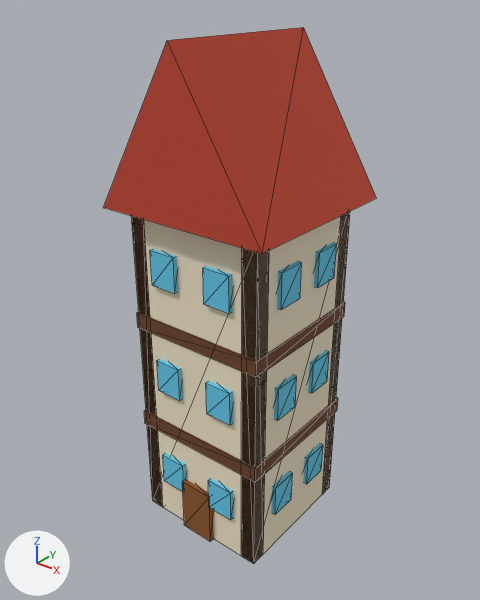
A saved change to the glTF model assets/props/mill.glb.
One viewpoint serves both versions: a 50 mm camera at (2.55, -3.21, 3.7) aimed at (-0.02, -0.01, 1.71). The lights are fixed; the arrows at lower left show +X, +Y and +Z. The first picture is the older version. Mesh edges are drawn as thin lines. Vertices at exactly the same position are counted once.

Names of what the first picture shows: 'beams'.
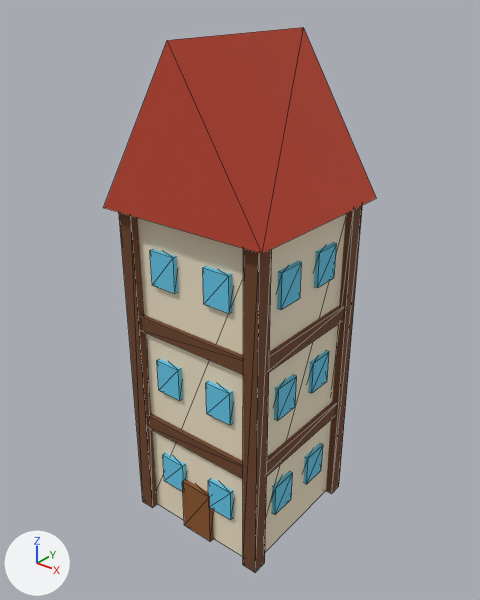
Edits to the scene script, one JSON object a line:
```json
{"block": "me_beams", "where": "# used by ob_beams; location = (0.0, 0.0, 0.0)"}
{"op": "remove", "block": "me_beams", "code": "me_beams.from_pydata(...)  # 158 vertices, 248 faces; spans x -0.62..0.62, y -0.62..0.62, z 0.0..3.41"}
{"op": "add", "block": "me_beams", "code": "me_beams.from_pydata(...)  # 166 vertices, 248 faces; spans x -0.62..0.62, y -0.62..0.62, z 0.0..3.41"}
{"block": "me_beams", "change": "me_beams part 1: a new loose piece, a box spanning x -0.54..0.54, y -0.54..0.54, z 0.75..0.86, in mat_beam (brown #6e4326)"}
{"block": "me_beams", "change": "me_beams part 2: a new loose piece, a box spanning x -0.54..0.54, y -0.54..0.54, z 1.54..1.65, in mat_beam (brown #6e4326)"}
{"block": "me_beams", "change": "me_beams part 3: a new loose piece, a box spanning x -0.56..-0.44, y -0.56..-0.44, z 0.0..2.4, in mat_beam (brown #6e4326)"}
{"block": "me_beams", "change": "me_beams part 4: a new loose piece, a box spanning x 0.44..0.56, y -0.56..-0.44, z 0.0..2.4, in mat_beam (brown #6e4326)"}
{"block": "me_beams", "change": "me_beams part 5: a new loose piece, a box spanning x 0.44..0.56, y 0.44..0.56, z 0.0..2.4, in mat_beam (brown #6e4326)"}
{"block": "me_beams", "change": "me_beams part 6: the loose piece of 8 vertices spanning x -0.51..0.51, y -0.51..0.51, z 0.75..0.86 is deleted"}
{"block": "me_beams", "change": "me_beams part 7: the loose piece of 8 vertices spanning x -0.51..0.51, y -0.51..0.51, z 1.54..1.65 is deleted"}
{"block": "me_beams", "change": "me_beams part 8"}
{"block": "me_beams", "change": "24 vertices are removed from x -0.5..0.5, y -0.5..0.5, z 0.0..2.4"}
{"block": "me_beams", "change": "48 faces are deleted"}
{"block": "me_beams", "change": "other edits to the shape of me_beams do not show in these pictures"}
```

Pixel boxes [x1, y1, x2, y2] of what changed, in the pictures (480 x 600 px):
```json
{"object": "beams", "change": "reshaped", "before": [103, 27, 376, 564], "after": [103, 27, 376, 572]}
{"part": 1, "of": "me_beams", "change": "added", "after": [148, 402, 336, 479], "on screen": "brown"}
{"part": 2, "of": "me_beams", "change": "added", "after": [141, 305, 344, 374], "on screen": "brown"}
{"part": 3, "of": "me_beams", "change": "added", "after": [119, 212, 158, 508], "on screen": "brown"}
{"part": 4, "of": "me_beams", "change": "added", "after": [243, 248, 272, 572], "on screen": "brown"}
{"part": 5, "of": "me_beams", "change": "added", "after": [326, 206, 362, 494], "on screen": "brown"}
{"part": 6, "of": "me_beams", "change": "deleted", "before": [144, 398, 338, 482], "on screen": "brown"}
{"part": 7, "of": "me_beams", "change": "deleted", "before": [137, 302, 345, 377], "on screen": "brown"}
{"part": 8, "of": "me_beams", "change": "deleted", "before": [132, 211, 350, 564]}
```
